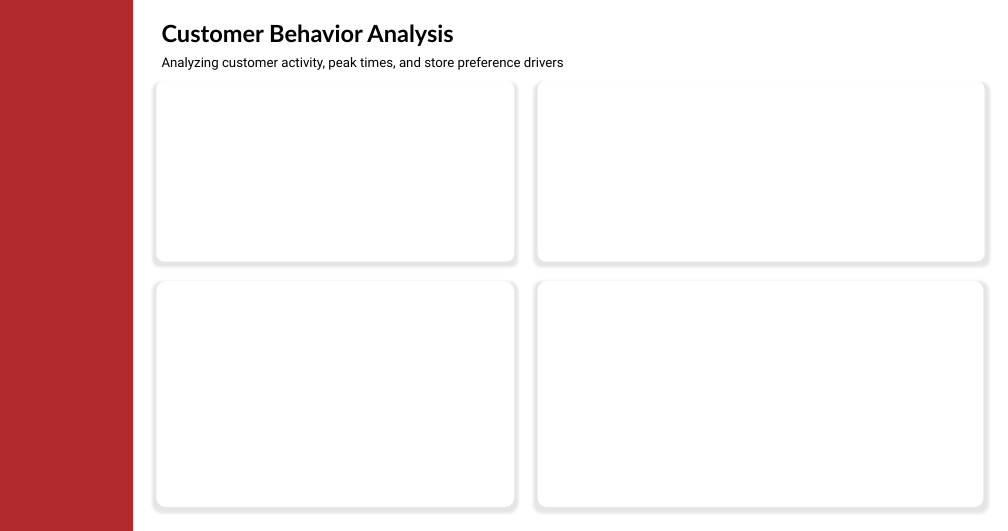
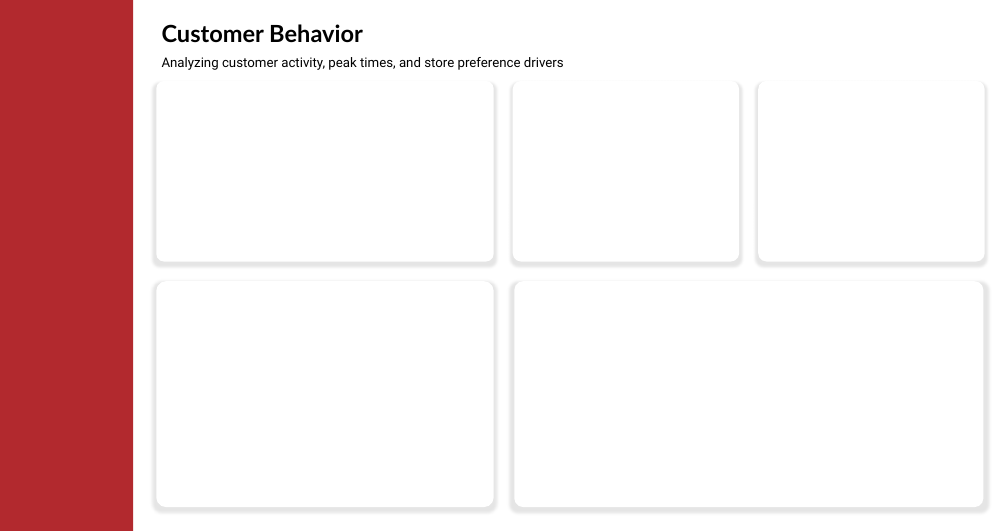
Before and after one commit to Truong2003-tqd/Highlands-Customer-Analysis, a slide deck: slide 2 of Power BI Report/Background/Dashboard Layout.pptx. Drawn at 1008x531 pixels with LibreOffice and Linux fonts; fonts in the diff are those of the drawing. Boxes give left, top, right and bottom in pixels: in the first picture for what was removed or moved away, otherwise in the second. Text is boxed around its words. In the diff, an @@ line names an element or a change of style, - is before the commit and + after.

```diff
--- a/Power BI Report/Background/Dashboard Layout.pptx
+++ b/Power BI Report/Background/Dashboard Layout.pptx
@@ text at [162, 24, 363, 43]: text changed @@
-Customer Behavior Analysis
+Customer Behavior
@@ rounded rectangle: place and size @@
-rounded rectangle at [157, 81, 515, 261]
+rounded rectangle at [157, 81, 494, 261]
@@ rounded rectangle added at [512, 81, 739, 261], fill #FFFFFF @@
@@ rounded rectangle: place and size @@
-rounded rectangle at [537, 81, 985, 261]
+rounded rectangle at [758, 81, 985, 261]
@@ rounded rectangle: place and size @@
-rounded rectangle at [157, 281, 515, 507]
+rounded rectangle at [157, 281, 494, 507]
@@ rounded rectangle: place and size @@
-rounded rectangle at [537, 281, 983, 507]
+rounded rectangle at [514, 281, 983, 507]
```
Also in this commit, not shown: 8 other files.
